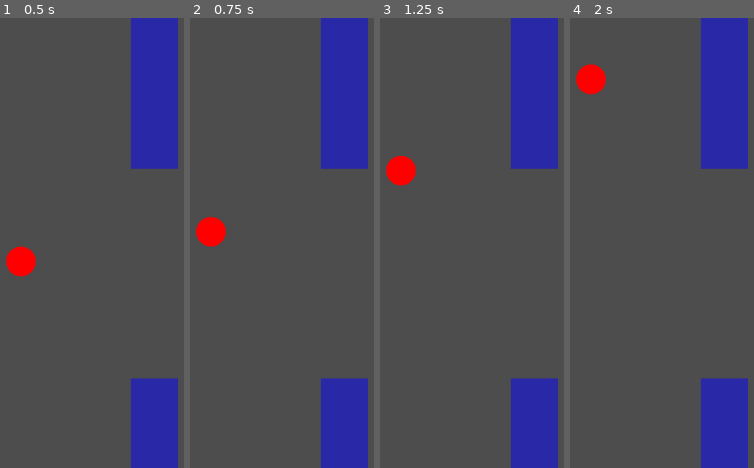
Above: before the commit, frames 1-4 (left to right).
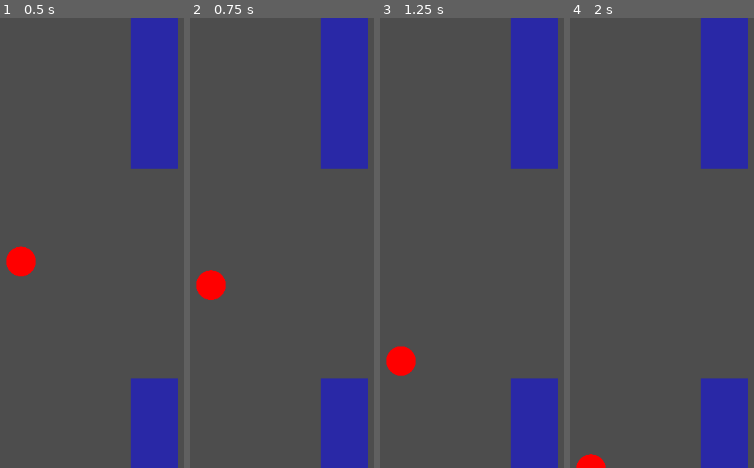
Above: after the commit, the same moments.

Repository: trtl-playz/godot-bird-game
Game: Godot game, scene res://scenes/root.tscn
Same seed, same stepped clock (60 frames per second), same inputs: the game is played once before the commit and once after it.
Inputs:
- Up to frame 1 (0.5 s): no input
- Up to frame 2 (0.75 s): tap Enter (ui_accept) at 0.5, 0.6 s
- Up to frame 3 (1.25 s): tap Enter (ui_accept) at 0.77, 1.07 s
- Up to frame 4 (2 s): tap Enter (ui_accept) at 1.35, 1.52, 1.82 s

Frame 1 is identical in both runs. In frame 2, 1.7% of the frame differs, in the area x 3-20%, y 44-63%; in frame 3, 1.7%; in frame 4, 1.3%.

Commit message:
change inputs

Diff:
--- a/scripts/player.gd
+++ b/scripts/player.gd
@@ -1,12 +1,16 @@
 extends CharacterBody2D
 
-const JUMP_VELOCITY = -900.0
+const jumpVel = -900.0
+const antiJumpVel = 900.0
 
 func _physics_process(delta: float) -> void:
 	if not is_on_floor():
 		velocity += get_gravity() * delta
 
-	if Input.is_action_just_pressed("ui_accept"):
-		velocity.y = JUMP_VELOCITY
+	if Input.is_action_just_pressed("jump"):
+		velocity.y = jumpVel
+
+	if Input.is_action_just_pressed("anti-jump"):
+		velocity.y = antiJumpVel
 
 	move_and_slide()
